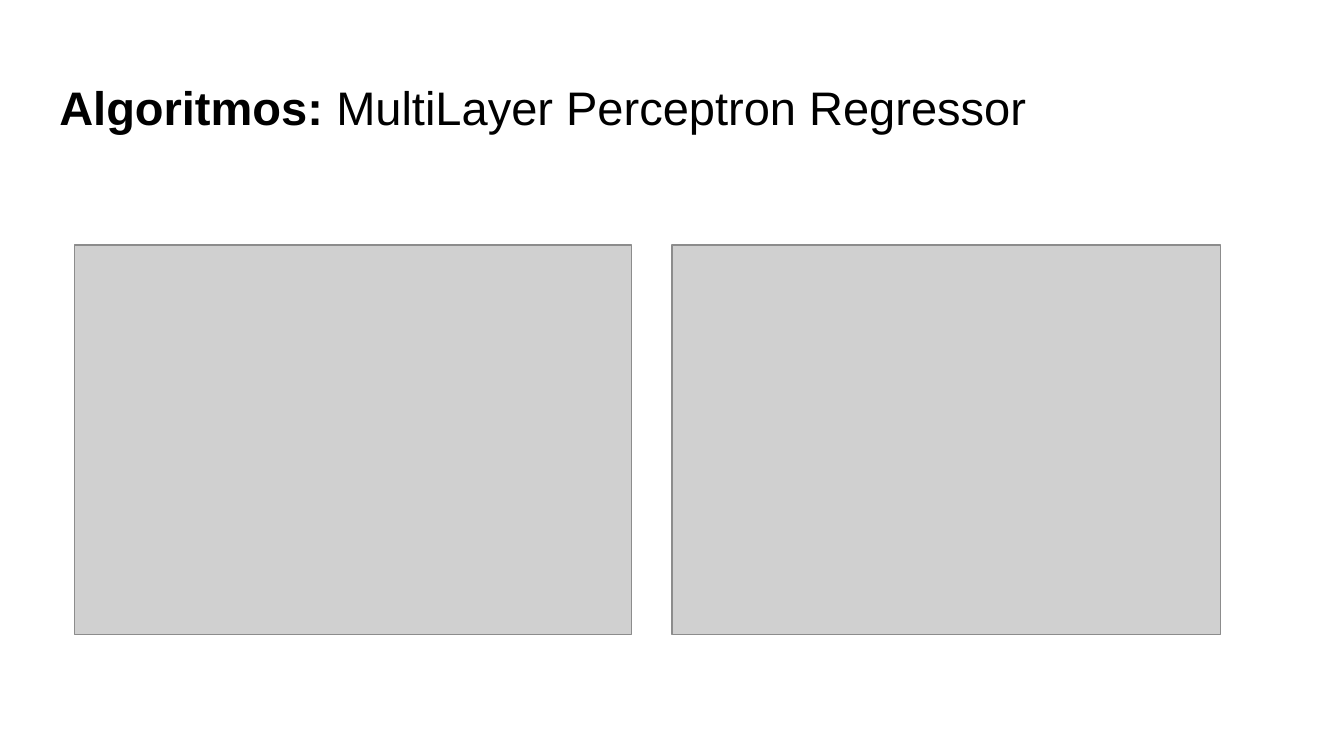
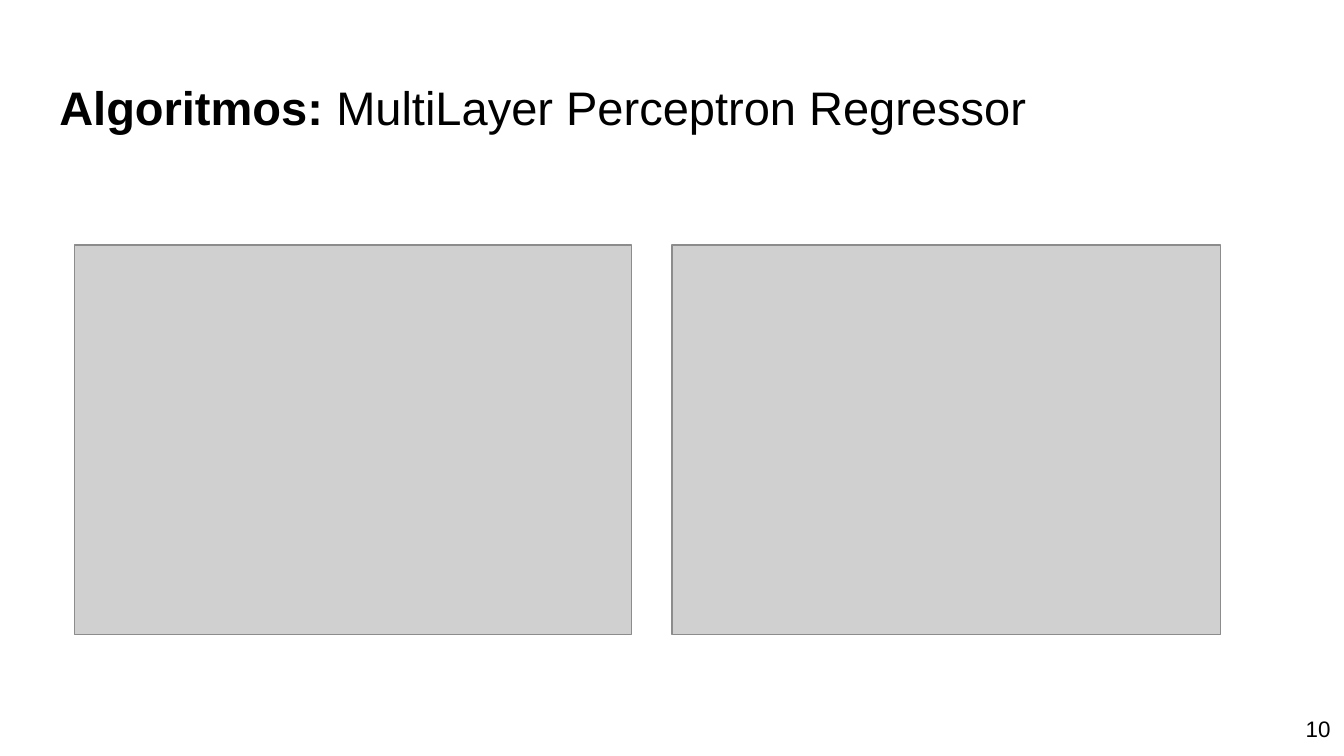
Before and after one commit to Horus19/ProyectoIA, a slide deck: slide 12 of Presentacion.pptx (slide 11 before the commit). Drawn at 1344x756 pixels with LibreOffice and Linux fonts; fonts in the diff are those of the drawing; grey boxes stand for pictures. Boxes give left, top, right and bottom in pixels: in the first picture for what was removed or moved away, otherwise in the second. Text is boxed around its words. In the diff, an @@ line names an element or a change of style, - is before the commit and + after.

```diff
--- a/Presentacion.pptx
+++ b/Presentacion.pptx
@@ text added at <box>1306,721,1331,738</box>, 12 pt, text #000000 @@
+10
```
Also in this commit, not shown: 9 other slides changed, 3 slides added, 9 other files.
